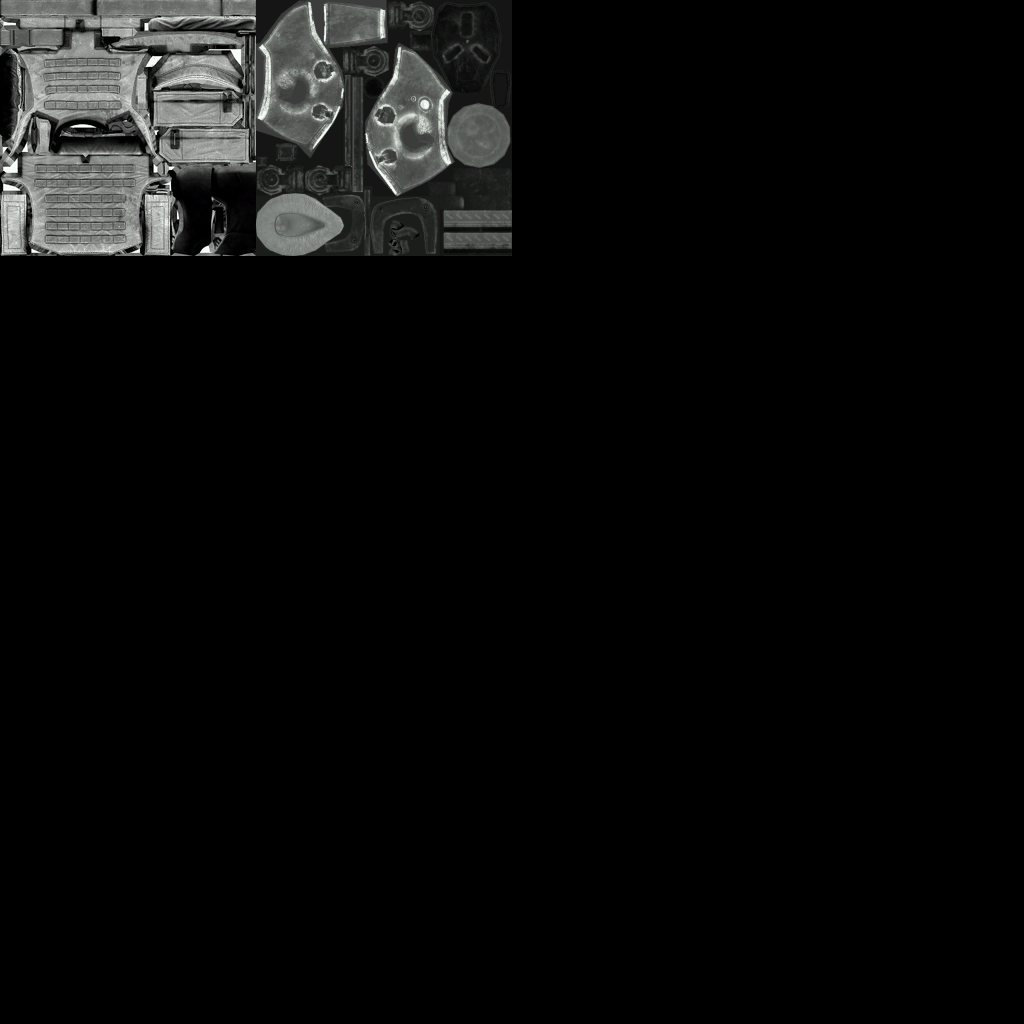
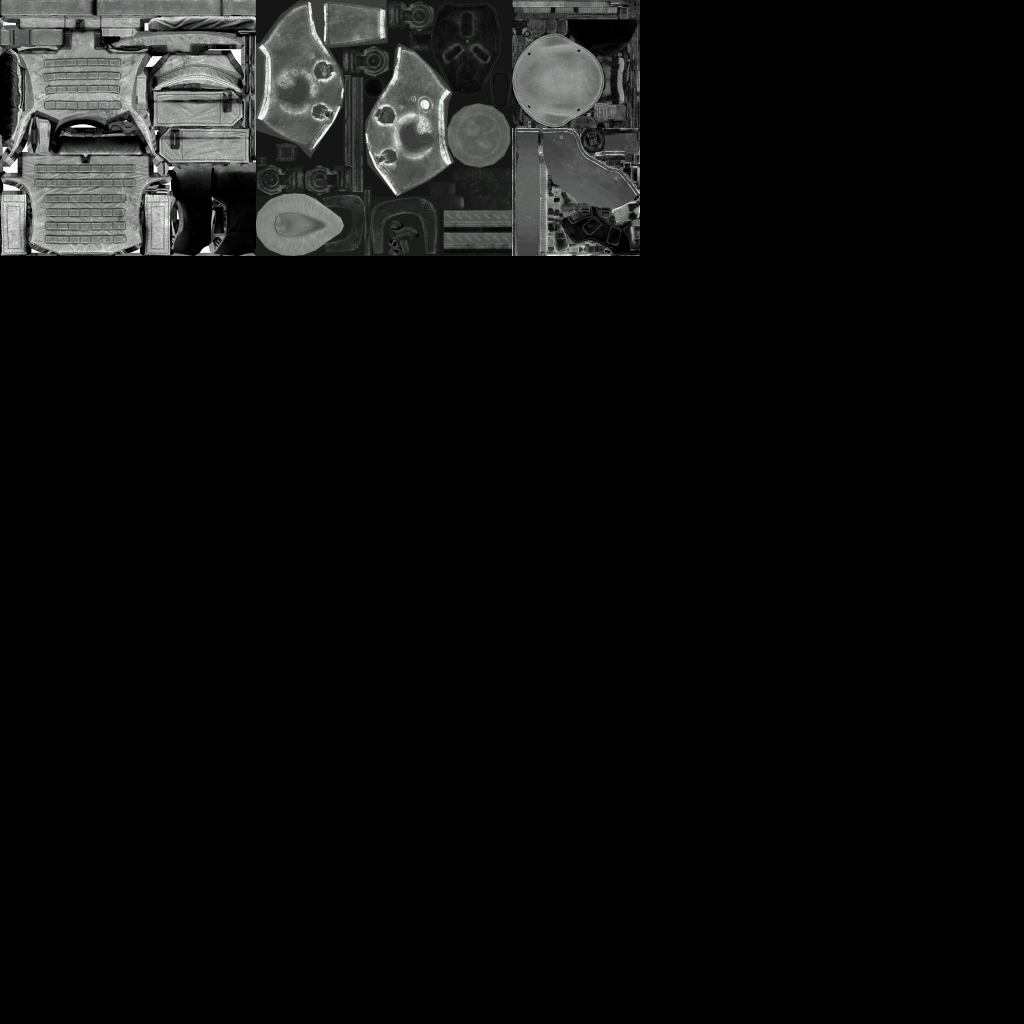
The second 1024×1024 image is a revision of the first. Changes to its layers:
added layer "helmet_light.jpg copy" above "material.jpg copy" over left=512, top=128, right=640, bottom=256
added layer "material.jpg copy" above "respirator.jpg copy" over left=512, top=0, right=640, bottom=128
